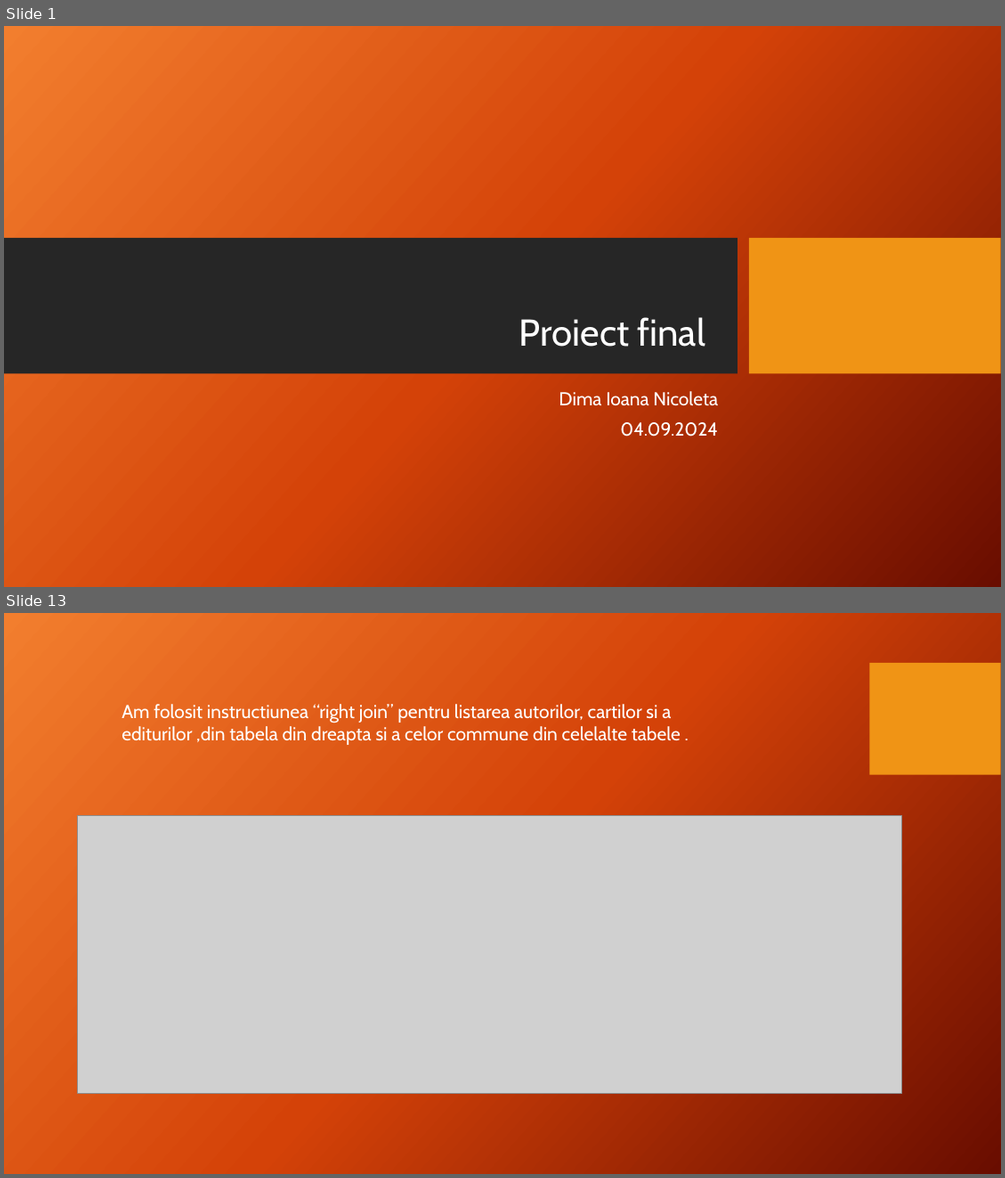
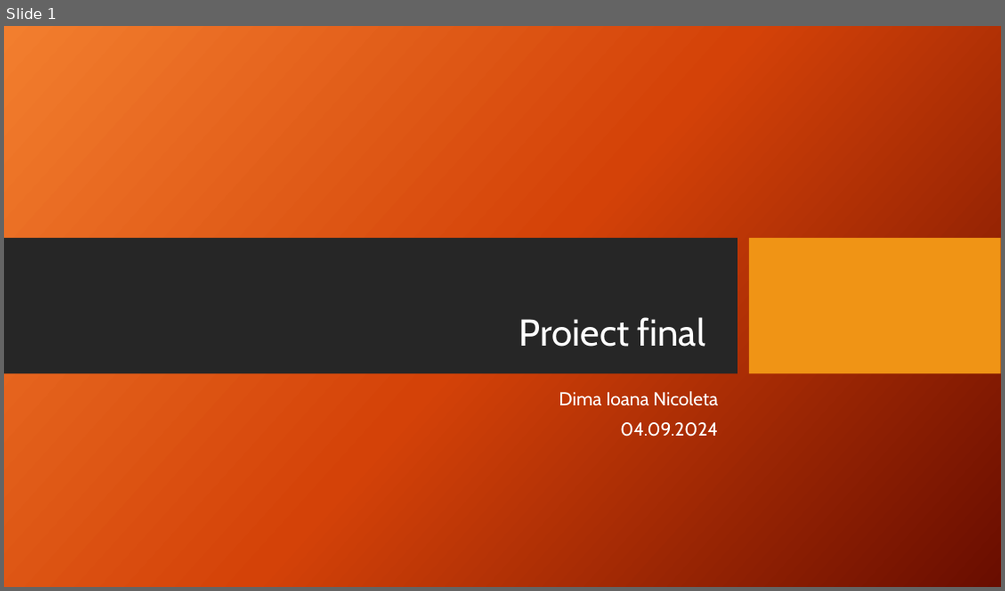
Before and after one commit to Nicoleta-24/proiect_testare, a slide deck: Proiect final.pptx. Shown one above the other, each under a label of ours: slides 1 and 13 before the commit, slide 1 after it; the slides between them are not shown. The pictures are 1005x1178 and 1005x591 pixels, drawn with LibreOffice and Linux fonts; fonts in the diff are those of the drawing; grey boxes stand for pictures; background and template pictures are left out. Boxes give left, top, right and bottom in pixels: in the first picture for what was removed or moved away, otherwise in the second. Text is boxed around its words. In the diff, an @@ line names an element or a change of style, - is before the commit and + after.

```diff
--- a/Proiect final.pptx
+++ b/Proiect final.pptx
@@ slide 13 removed at (4,613,1001,1174), background picture (left out) @@
@@ rectangle removed at (870,663,1001,775) @@
@@ text removed at (121,704,680,745) @@
-Am folosit instructiunea “right join” pentru listarea autorilor, cartilor si a editurilor ,din tabela din dreapta si a celor commune din celelalte tabele .
@@ picture removed at (78,816,902,1093) @@
```
Also in this commit, not shown: 11 slides changed, 1 slide added, 1 other file.
